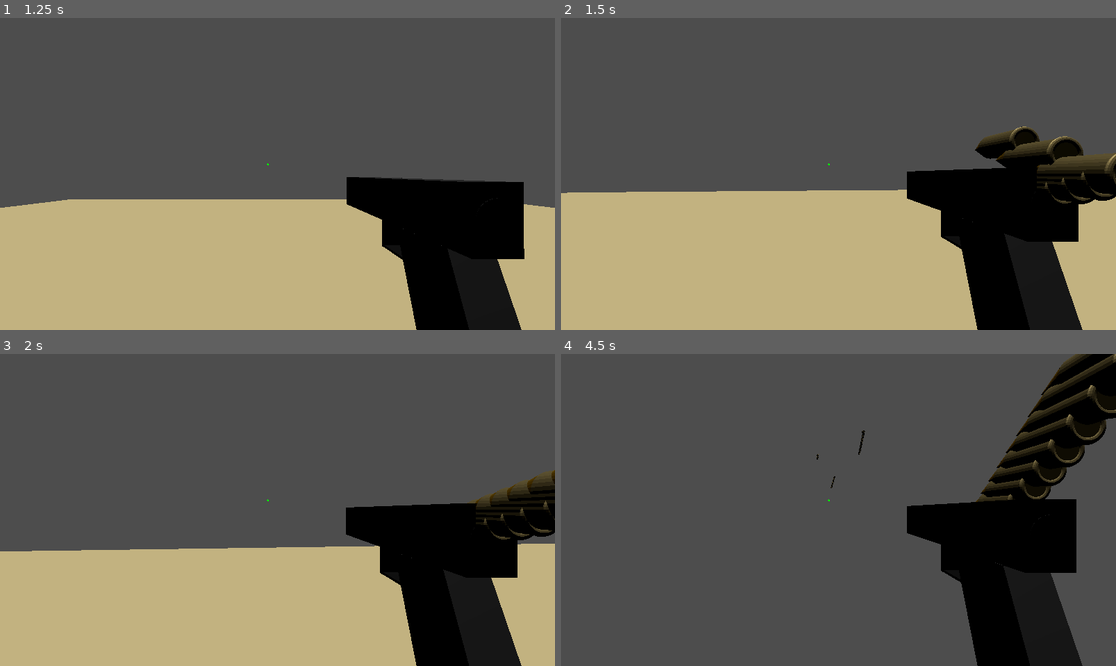
Above: before the commit, frames 1-4 (two rows, left to right).
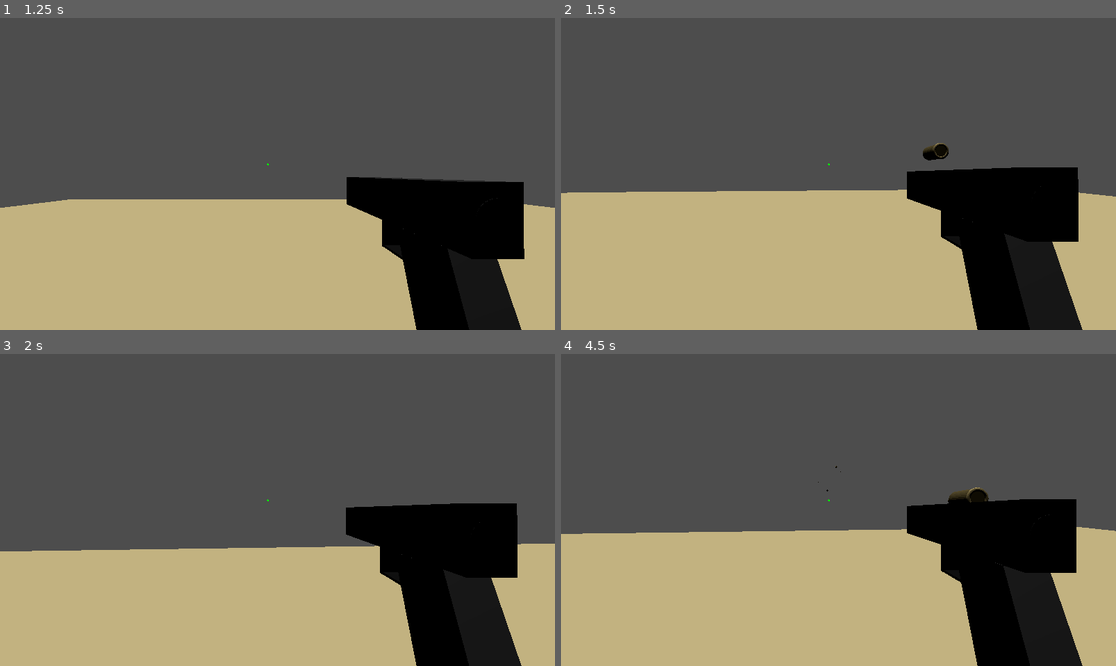
Above: after the commit, the same moments.

Repository: GazizVR/special-shot
Game: Godot game, scene res://scenes/Menu.tscn
Same seed, same stepped clock (60 frames per second), same inputs: the game is played once before the commit and once after it.
Inputs (mouse positions are in pixels of both pictures, inside the frame that each line leads up to):
- Up to frame 1 (1.25 s): click "Play" at 0.5 s
- Up to frame 2 (1.5 s): move the mouse to (866, 174) at 1.27 s; press the mouse at (866, 174) at 1.28 s; hold W (walk_forward) from 1.28 s (still down)
- Up to frame 3 (2 s): keep holding W (walk_forward)
- Up to frame 4 (4.5 s): keep holding W (walk_forward); move the mouse to (810, 510) at 2.02 s; release the mouse at (810, 510) at 2.03 s; click (810, 510) at 2.1 s; move the mouse to (849, 503) at 2.77 s; press the mouse at (849, 503) at 2.78 s; move the mouse to (832, 516) at 3.52 s; release the mouse at (832, 516) at 3.53 s; click (832, 516) at 3.6 s; move the mouse to (877, 513) at 4.27 s; press the mouse at (877, 513) at 4.28 s

Frame 1 is identical in both runs. In frame 2, 3.1% of the frame differs, in the area x 65-100%, y 34-60%; in frame 3, 1.7%; in frame 4, 41%, in the area x 0-100%, y 0-100%.

Commit message:
gun: задержка между выстрелами

Diff:
--- a/scenes/Gun.tscn
+++ b/scenes/Gun.tscn
@@ -11,4 +11,5 @@
 transform = Transform3D(-4.371139e-08, 0, -1, 0, 1, 0, 1, 0, -4.371139e-08, 0, 0, 0)
 
 [node name="Bullet" parent="." unique_id=1370444440 instance=ExtResource("3_ljf13")]
-transform = Transform3D(0.1, 0, 0, 0, -4.371139e-09, -0.1, 0, 0.1, -4.371139e-09, 0, 0.2, -0.137)
+transform = Transform3D(0.1, 0, 0, 0, -4.371139e-09, -0.1, 0, 0.1, -4.371139e-09, 0, 0.225, 0.31)
+visible = false
--- a/scripts/gun.gd
+++ b/scripts/gun.gd
@@ -2,10 +2,17 @@
 
 @onready var bullet = $Bullet
 @export var strength = 2
+var can_shot = true
 
 func _physics_process(delta: float) -> void:
-	if Input.is_action_pressed("shot"):
-		var copy = bullet.duplicate()
-		add_child(copy)
-		copy.top_level = true
-		copy.launch()
+	if Input.is_action_just_pressed("shot") and can_shot:
+		shot()
+func shot():
+	can_shot = false
+	var copy = bullet.duplicate()
+	add_child(copy)
+	copy.top_level = true
+	copy.visible = true
+	copy.launch()
+	await get_tree().create_timer(0.5).timeout
+	can_shot = true
--- a/scripts/player.gd
+++ b/scripts/player.gd
@@ -24,7 +24,7 @@
 func _physics_process(delta: float) -> void:
 	var direction = Vector3.ZERO
 	if not is_on_floor():
-		if global_position.y < 0:
+		if global_position.y < 0.5:
 			global_position = Vector3(0,1,0)
 			return
 		direction.y -= gravity * delta
